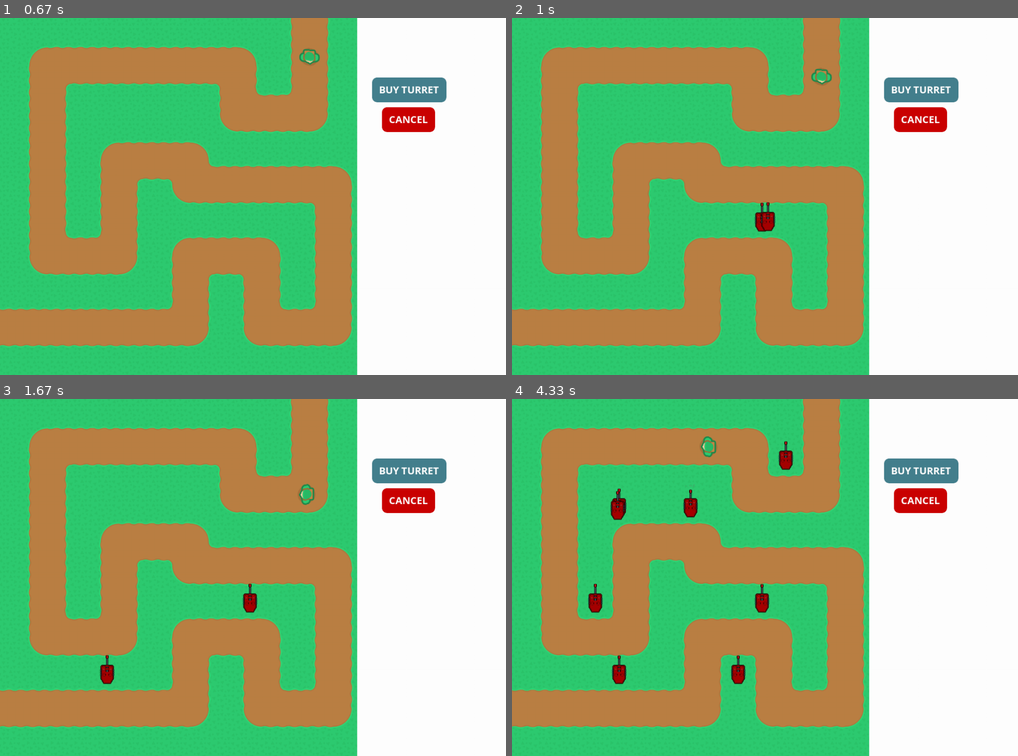
Above: before the commit, frames 1-4 (two rows, left to right).
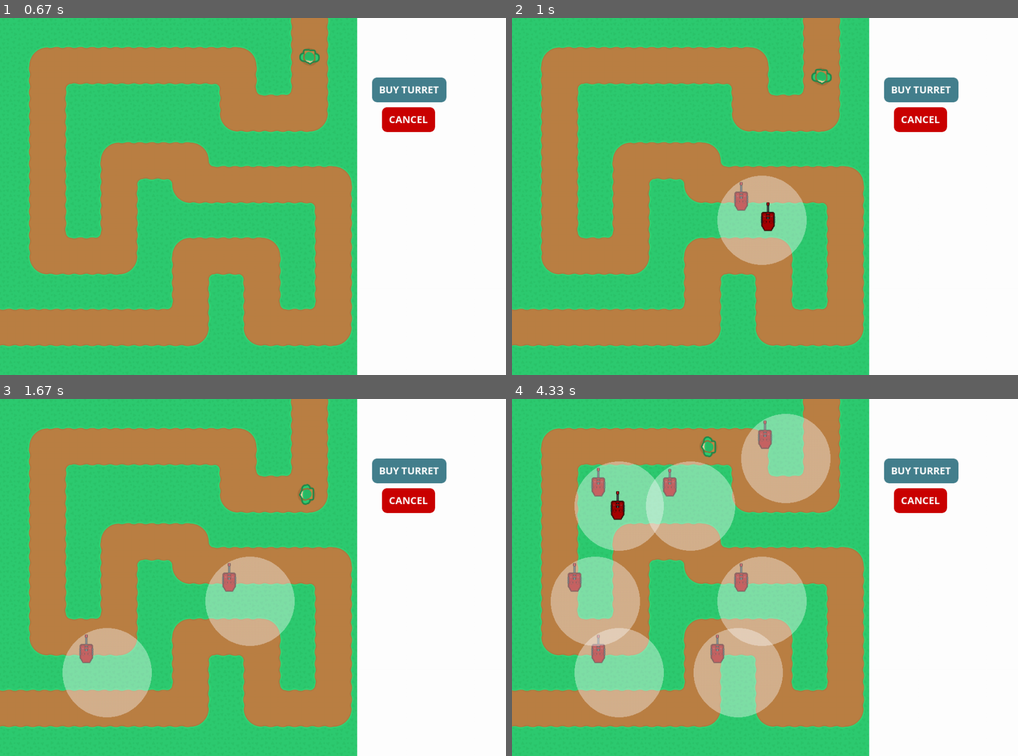
Above: after the commit, the same moments.

Repository: LiamChild/Pygame-Tower-defense
Game: pygame game, started from main.py
Two runs of this game, one before a commit and one after it. Both use one fixed random seed, a clock stepped at 60 frames per second and the inputs below.
Inputs (mouse positions are in pixels of both pictures, inside the frame that each line leads up to):
- Up to frame 1 (0.67 s): click (409, 89) at 0.38 s
- Up to frame 2 (1 s): click (770, 221) at 0.72 s
- Up to frame 3 (1.67 s): click (96, 659) at 1.05 s; click (440, 702) at 1.38 s
- Up to frame 4 (4.33 s): click (775, 456) at 1.72 s; click (739, 670) at 2.05 s; click (749, 516) at 2.38 s; click (694, 502) at 2.72 s; click (896, 545) at 3.05 s; click (598, 613) at 3.38 s; click (871, 513) at 3.72 s; click (618, 509) at 4.05 s

Frame 1 is identical in both runs. In frame 2, 3.3% of the frame differs, in the area x 40-59%, y 44-70%; in frame 3, 6.9%; in frame 4, 23%, in the area x 7-63%, y 4-90%.

Commit message:
2/5/2025

Diff:
--- a/main.py
+++ b/main.py
@@ -100,7 +100,8 @@
 
     #draw groups
     enemy_group.draw(screen)
-    turret_group.draw(screen)
+    for turret in turret_group:
+        turret.draw(screen)
 
     #draw buttons
     #button for placing turrets
--- a/turret.py
+++ b/turret.py
@@ -22,10 +22,17 @@
         self.update_time = pg.time.get_ticks()
 
         #update image
-
         self.image = self.animation_list[self.frame_index]
         self.rect = self.image.get_rect()
         self.rect.center = (self.x, self.y)
+        #create transparent cicle showing range
+        self.range_image = pg.Surface((self.range * 2, self.range *2 ))
+        self.range_image.fill((0, 0, 0))
+        self.range_image.set_colorkey((0, 0, 0))
+        pg.draw.circle(self.range_image, "grey100", (self.range, self.range), self.range)
+        self.range_image.set_alpha(100)#<change numebr to change transparecy
+        self.range_rect = self.range_image.get_rect()
+        self.range_rect.center = self.rect.center
 
     def load_images(self):
         #extract images from spritesheet
@@ -53,3 +60,7 @@
                 self.frame_index = 0
                 #record completed time and clear target so cooldown can begin
                 self.last_shot = pg.time.get_ticks()
+
+    def draw(self, surface):
+        surface.blit(self.image, self.range_rect)
+        surface.blit(self.range_image, self.range_rect)
